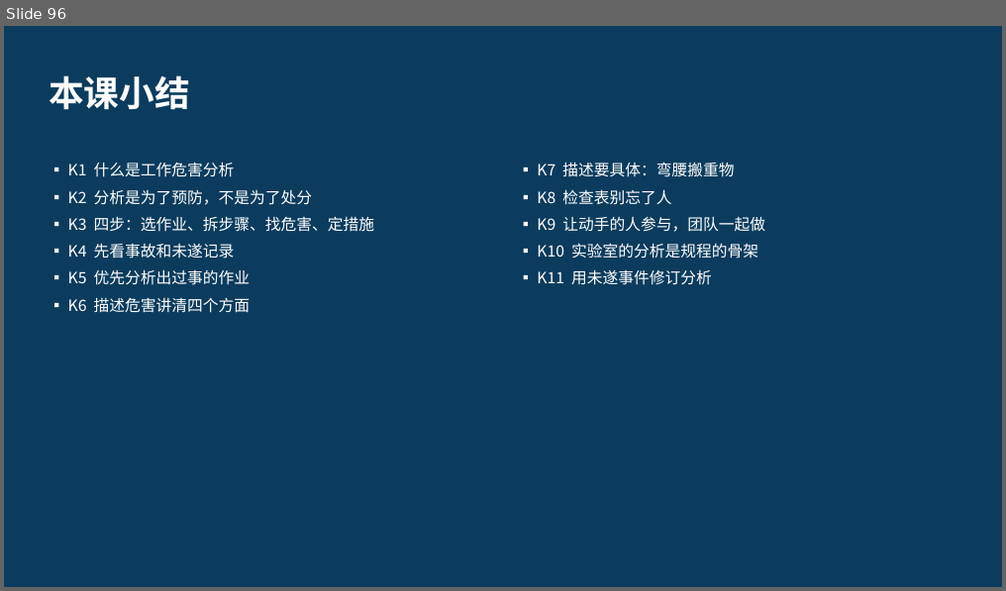
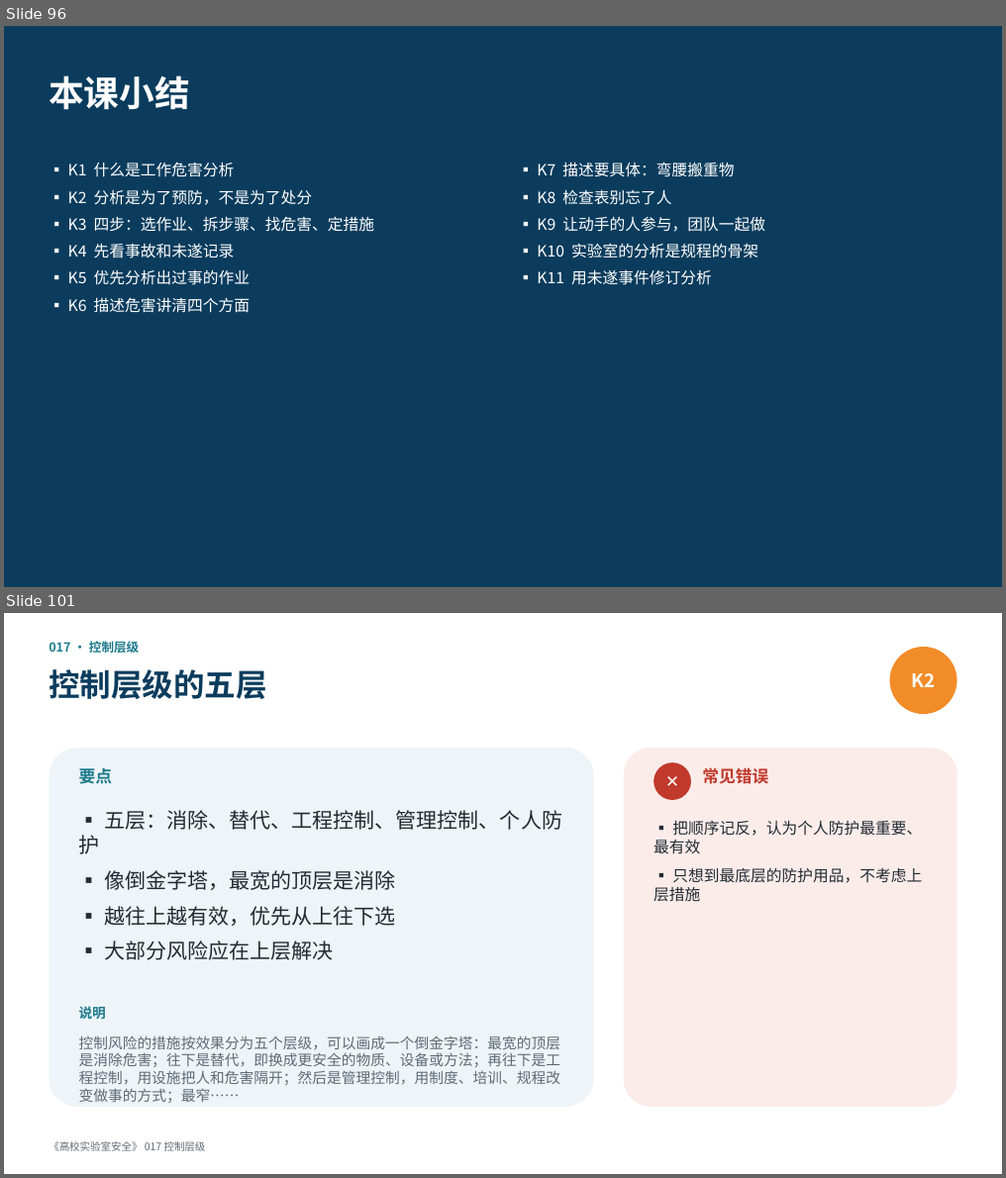
Before and after one commit to hanrongwx-max/videoyoutubo, a slide deck: course/高校实验室安全/课件/第2章_危险源辨识与风险评估.pptx. Shown one above the other, each under a label of ours: slide 96 before the commit, slides 96 and 101 after it; the slides between them are not shown. The pictures are 1006x591 and 1006x1178 pixels, drawn with LibreOffice and Linux fonts; fonts in the diff are those of the drawing. Boxes give left, top, right and bottom in pixels: in the first picture for what was removed or moved away, otherwise in the second. Text is boxed around its words. In the diff, an @@ line names an element or a change of style, - is before the commit and + after.

```diff
--- a/course/高校实验室安全/课件/第2章_危险源辨识与风险评估.pptx
+++ b/course/高校实验室安全/课件/第2章_危险源辨识与风险评估.pptx
@@ slide 101 added at (4, 613, 1002, 1174), background #FFFFFF @@
@@ text added at (49, 638, 139, 655), 12 pt, text #1D7A8C, bold @@
+017 · 控制层级
@@ text added at (49, 669, 266, 699), 30 pt, text #0B3C5D, bold @@
+控制层级的五层
@@ ellipse added at (890, 647, 957, 714), fill #F28C28, 18 pt, text #FFFFFF, bold @@
+K2
@@ rounded rectangle added at (49, 748, 594, 1107), fill #EEF4F7 @@
@@ rounded rectangle added at (624, 748, 957, 1107), fill #FBECEA @@
@@ text added at (79, 768, 113, 784), 16 pt, text #1D7A8C, bold @@
+要点
@@ ellipse added at (653, 762, 691, 800), fill #C0392B, 16 pt, text #FFFFFF, bold @@
+✕
@@ text added at (702, 768, 768, 784), 16 pt, text #C0392B, bold @@
+常见错误
@@ text added at (79, 810, 562, 960), 20 pt, text #222B33 @@
+▪ 五层：消除、替代、工程控制、管理控制、个人防护
+▪ 像倒金字塔，最宽的顶层是消除
+▪ 越往上越有效，优先从上往下选
+▪ 大部分风险应在上层解决
@@ text added at (653, 820, 922, 902), 15 pt, text #222B33 @@
+▪ 把顺序记反，认为个人防护最重要、最有效
+▪ 只想到最底层的防护用品，不考虑上层措施
@@ text added at (79, 1007, 106, 1019), 13 pt, text #1D7A8C, bold @@
+说明
@@ text added at (79, 1036, 560, 1085), 14 pt, text #5F6B75 @@
+控制风险的措施按效果分为五个层级，可以画成一个倒金字塔：最宽的顶层是消除危害；往下是替代，即换成更安全的物质、设备或方法；再往下是工程控制，用设施把人和危害隔开；然后是管理控制，用制度、培训、规程改变做事的方式；最窄……
@@ text added at (49, 1142, 206, 1152), 10 pt, text #5F6B75 @@
+《高校实验室安全》 017 控制层级
```
Also in this commit, not shown: 22 other slides added, 3 other files.
